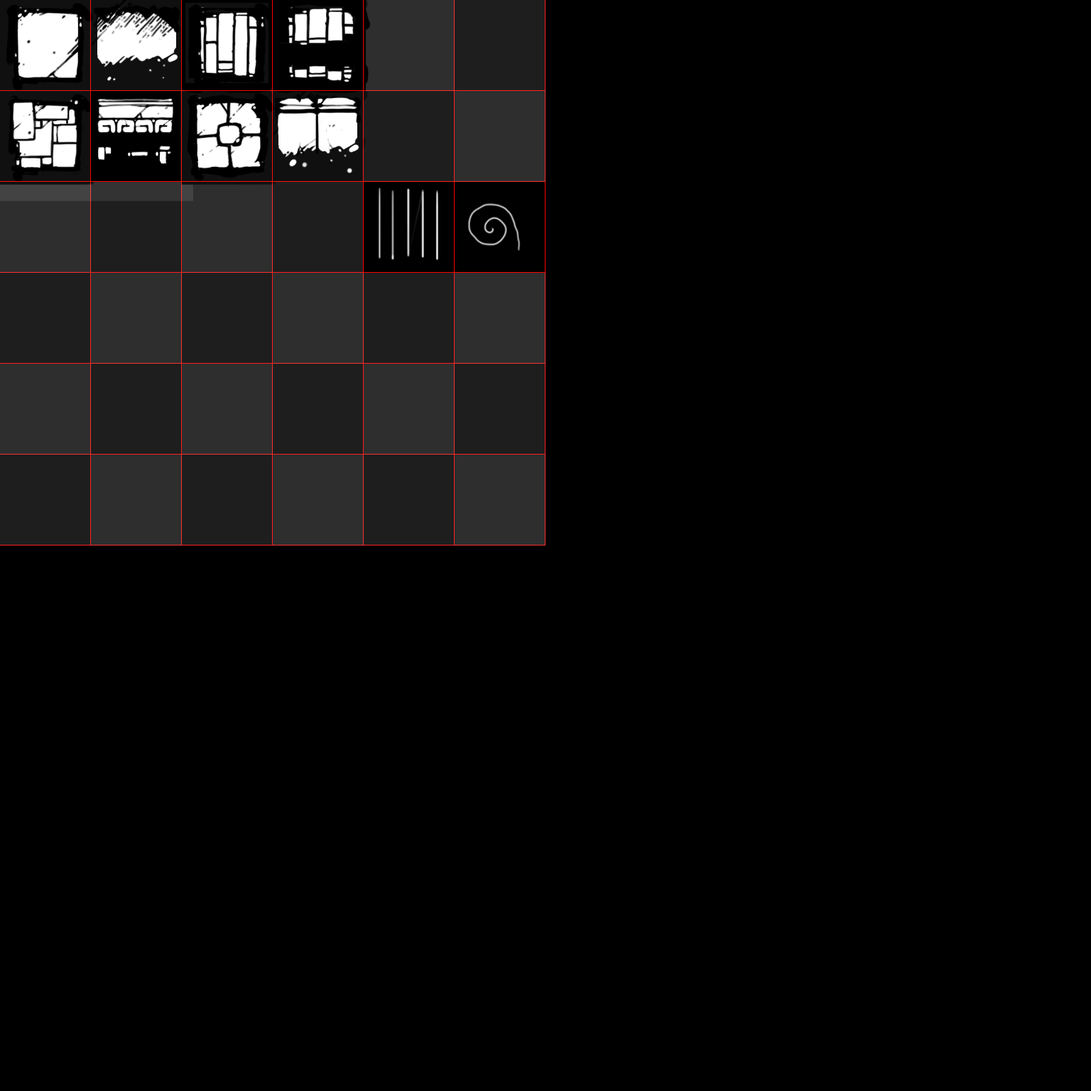
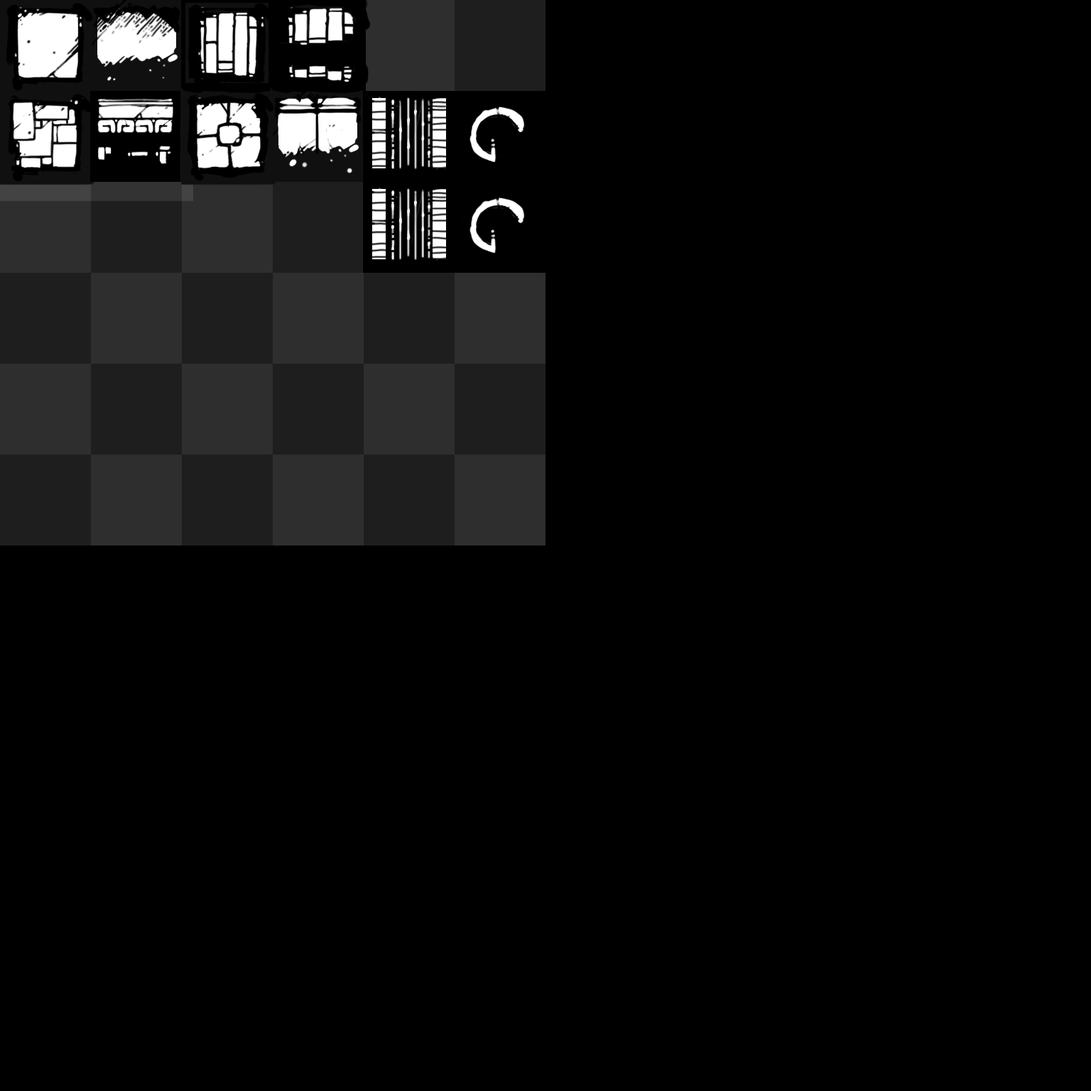
Two versions of the same layered image (1091px x 1091px). Layer-by-layer changes:
hid "Layer 12" over [0, 0, 546, 546]
added group "Structure1 copy" with 1 layers above "Structure1" over [361, 90, 546, 182]
added layer "Layer 22" (1st of 2, in "Structure1 copy") in group "Structure1 copy" over [361, 90, 546, 182]
painted on "Layer 22" (2nd of 2, in "Structure1") over [361, 181, 546, 273]
removed layer "Layer 21" from group "Structure1" over [363, 181, 546, 273]
